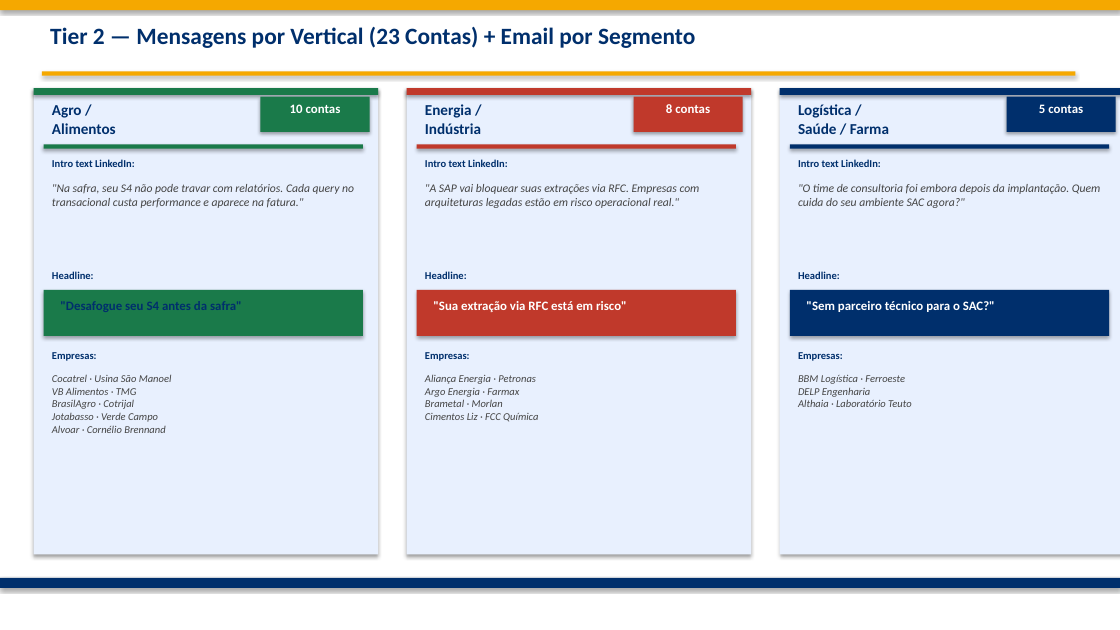
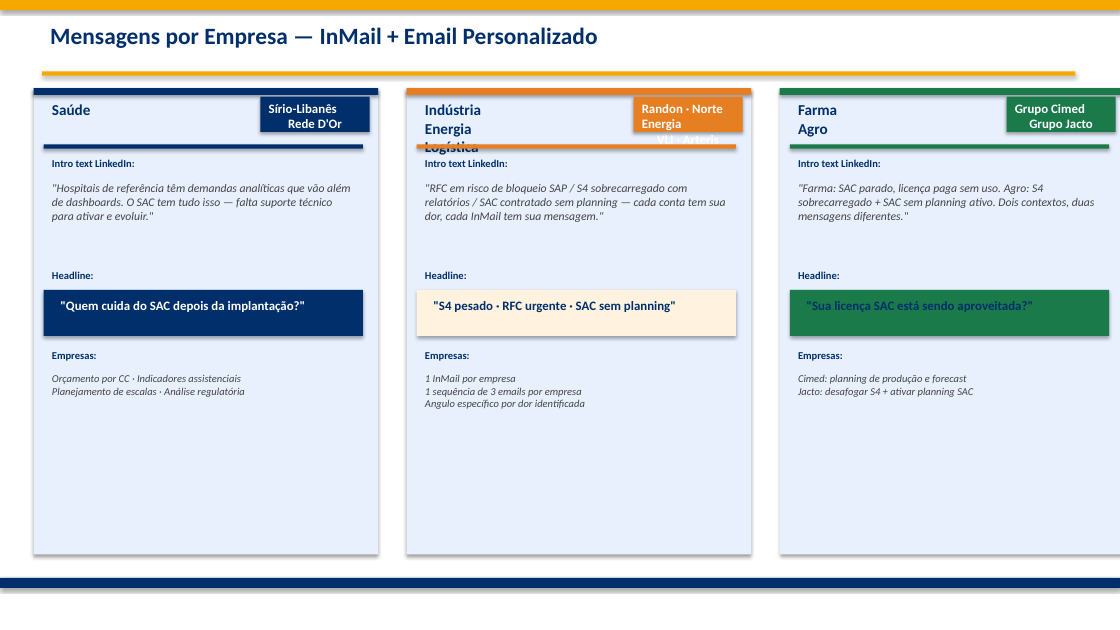
Before and after one commit to frsant96-gif/marketing-agents, a slide deck: slide 5 of marketing/campanhas/fabrica-de-analytics-q3-2026/Fabrica_Analytics_ABM_Q3_2026.pptx. Drawn at 1120x630 pixels with LibreOffice and Linux fonts; fonts in the diff are those of the drawing. Boxes give left, top, right and bottom in pixels: in the first picture for what was removed or moved away, otherwise in the second. Text is boxed around its words. In the diff, an @@ line names an element or a change of style, - is before the commit and + after.

```diff
--- a/marketing/campanhas/fabrica-de-analytics-q3-2026/Fabrica_Analytics_ABM_Q3_2026.pptx
+++ b/marketing/campanhas/fabrica-de-analytics-q3-2026/Fabrica_Analytics_ABM_Q3_2026.pptx
@@ text at bbox=[50, 27, 598, 48]: text changed @@
-Tier 2 — Mensagens por Vertical (23 Contas) + Email por Segmento
+Mensagens por Empresa — InMail + Email Personalizado
@@ fill #1A7A4A to #002F6C in 4 elements at bbox=[260, 97, 370, 132], bbox=[44, 145, 363, 149], bbox=[44, 290, 363, 336], bbox=[34, 88, 378, 95] @@
@@ text at bbox=[52, 104, 90, 115]: text changed @@
-Agro /
-Alimentos
+Saúde
@@ text at bbox=[269, 104, 342, 133]: text changed @@
-10 contas
+Sírio-Libanês
+Rede D'Or
@@ text at bbox=[425, 104, 481, 155]: text changed @@
-Energia /
-Indústria
+Indústria
+Energia
+Logística
@@ text at bbox=[642, 104, 723, 148]: text changed @@
-8 contas
+Randon · Norte Energia
+VLI · Arteris
@@ text at bbox=[798, 105, 837, 137]: text changed @@
-Logística /
-Saúde / Farma
+Farma
+Agro
@@ text at bbox=[1015, 104, 1093, 133]: text changed @@
-5 contas
+Grupo Cimed
+Grupo Jacto
@@ fill #C0392B to #E67E22 in 3 elements at bbox=[407, 88, 751, 95], bbox=[634, 97, 743, 132], bbox=[417, 145, 736, 149] @@
@@ text at bbox=[52, 184, 350, 222]: text changed @@
-"Na safra, seu S4 não pode travar com relatórios. Cada query no transacional custa performance e aparece na fatura."
+"Hospitais de referência têm demandas analíticas que vão além de dashboards. O SAC tem tudo isso — falta suporte técnico para ativar e evoluir."
@@ text at bbox=[425, 184, 725, 222]: text changed @@
-"A SAP vai bloquear suas extrações via RFC. Empresas com arquiteturas legadas estão em risco operacional real."
+"RFC em risco de bloqueio SAP / S4 sobrecarregado com relatórios / SAC contratado sem planning — cada conta tem sua dor, cada InMail tem sua mensagem."
@@ text at bbox=[798, 184, 1094, 222]: text changed @@
-"O time de consultoria foi embora depois da implantação. Quem cuida do seu ambiente SAC agora?"
+"Farma: SAC parado, licença paga sem uso. Agro: S4 sobrecarregado + SAC sem planning ativo. Dois contextos, duas mensagens diferentes."
@@ rectangle at bbox=[417, 290, 736, 336]: fill #C0392B to #FFF3E0 @@
@@ fill #002F6C to #1A7A4A in 4 elements at bbox=[780, 88, 1120, 95], bbox=[1007, 97, 1116, 132], bbox=[790, 145, 1109, 149], bbox=[790, 290, 1109, 336] @@
@@ text at bbox=[60, 301, 306, 312]: text changed; text colour #002F6C to #FFFFFF @@
-"Desafogue seu S4 antes da safra"
+"Quem cuida do SAC depois da implantação?"
@@ text at bbox=[433, 301, 676, 312]: text changed; text colour #FFFFFF to #002F6C @@
-"Sua extração via RFC está em risco"
+"S4 pesado · RFC urgente · SAC sem planning"
@@ text at bbox=[806, 301, 1033, 312]: text changed; text colour #FFFFFF to #002F6C @@
-"Sem parceiro técnico para o SAC?"
+"Sua licença SAC está sendo aproveitada?"
@@ text at bbox=[52, 374, 244, 397]: text changed @@
-Cocatrel · Usina São Manoel
-VB Alimentos · TMG
-BrasilAgro · Cotrijal
-Jotabasso · Verde Campo
-Alvoar · Cornélio Brennand
+Orçamento por CC · Indicadores assistenciais
+Planejamento de escalas · Análise regulatória
@@ text at bbox=[425, 375, 585, 409]: text changed @@
-Aliança Energia · Petronas
-Argo Energia · Farmax
-Brametal · Morlan
-Cimentos Liz · FCC Química
+1 InMail por empresa
+1 sequência de 3 emails por empresa
+Angulo específico por dor identificada
@@ text at bbox=[798, 374, 973, 397]: text changed @@
-BBM Logística · Ferroeste
-DELP Engenharia
-Althaia · Laboratório Teuto
+Cimed: planning de produção e forecast
+Jacto: desafogar S4 + ativar planning SAC
```
Also in this commit, not shown: 4 other slides changed, 3 other files.
